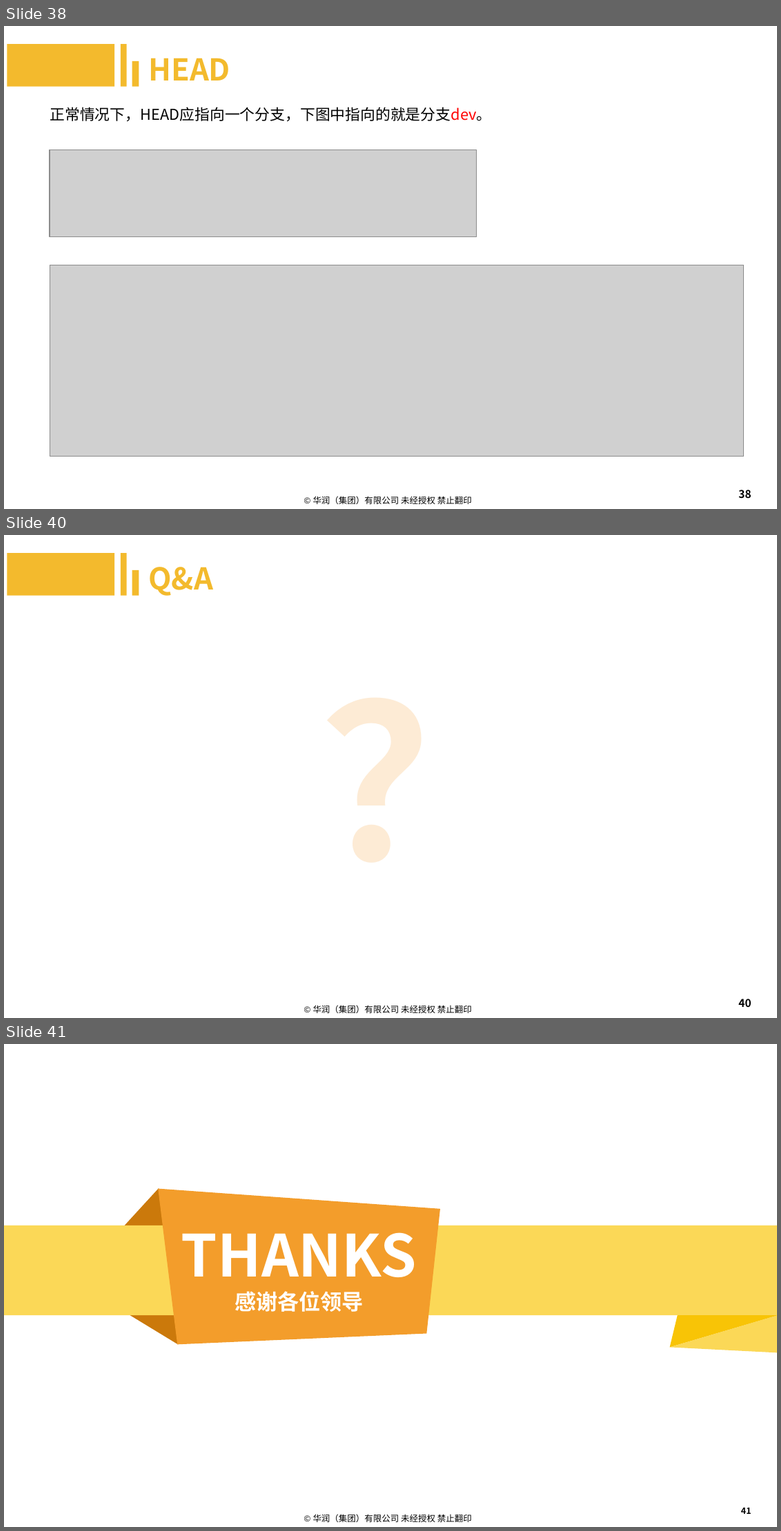
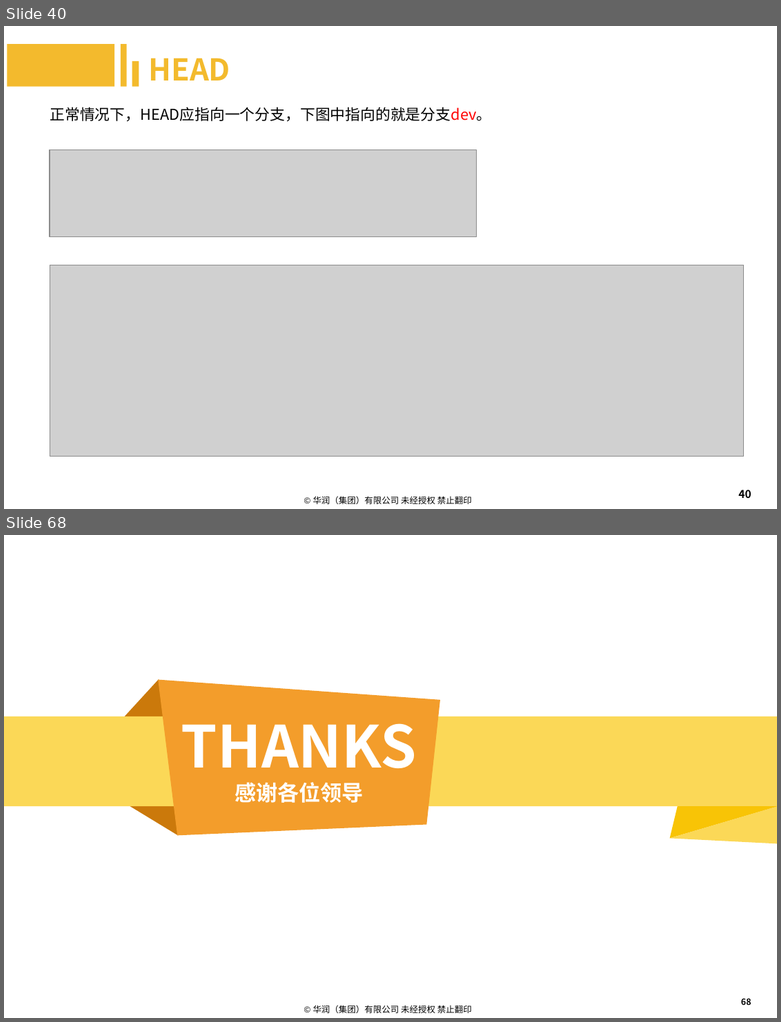
Before and after one commit to machenzhao/git-present, a slide deck: Git.pptx. Shown one above the other, each under a label of ours: slides 38, 40 and 41 before the commit, slides 40 and 68 after it; the slides between them are not shown. The pictures are 781x1531 and 781x1022 pixels, drawn with LibreOffice and Linux fonts; fonts in the diff are those of the drawing; grey boxes stand for pictures; background and template pictures are left out. Boxes give left, top, right and bottom in pixels: in the first picture for what was removed or moved away, otherwise in the second. Text is boxed around its words. In the diff, an @@ line names an element or a change of style, - is before the commit and + after.

```diff
--- a/Git.pptx
+++ b/Git.pptx
@@ slide 40 removed at <box>4,535,777,1018</box>, background #FFFFFF; not listed: 1 template element that a slide beside it also shows @@
@@ rectangle removed at <box>7,553,114,595</box> @@
@@ rectangle removed at <box>121,553,127,595</box> @@
@@ rectangle removed at <box>132,571,139,596</box> @@
@@ text removed at <box>148,567,213,596</box> @@
-Q&A
@@ text removed at <box>301,643,555,910</box> @@
-？
@@ page number removed at <box>738,999,751,1007</box> @@
-40
@@ what was slide 38 is now slide 40 @@
@@ page number at <box>738,490,751,498</box>: text changed @@
-38
+40
@@ what was slide 41 is now slide 68 @@
@@ page number at <box>741,998,751,1005</box>: text changed @@
-41
+68
```
Also in this commit, not shown: 5 slides changed, 28 slides added.
